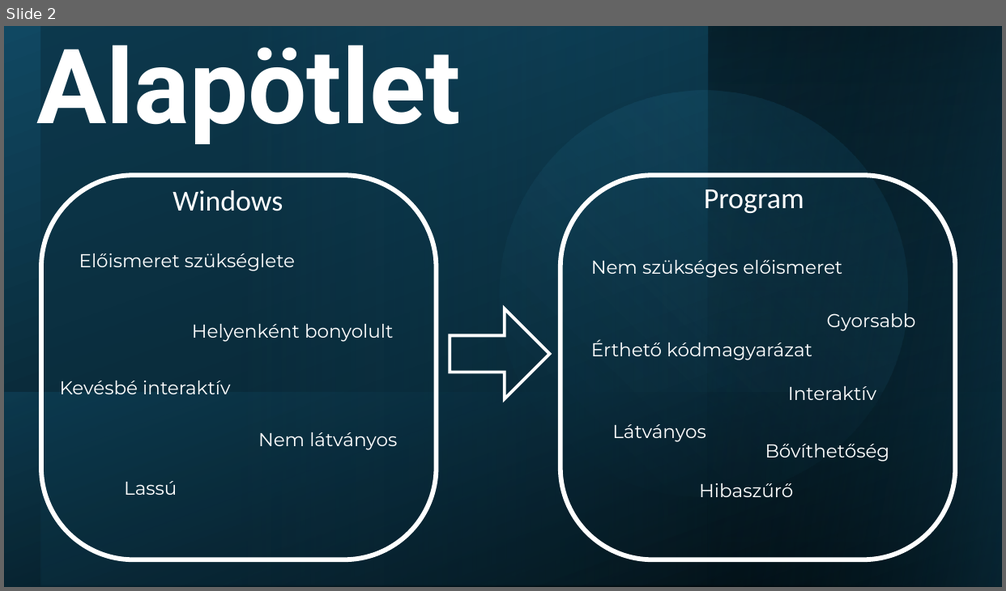
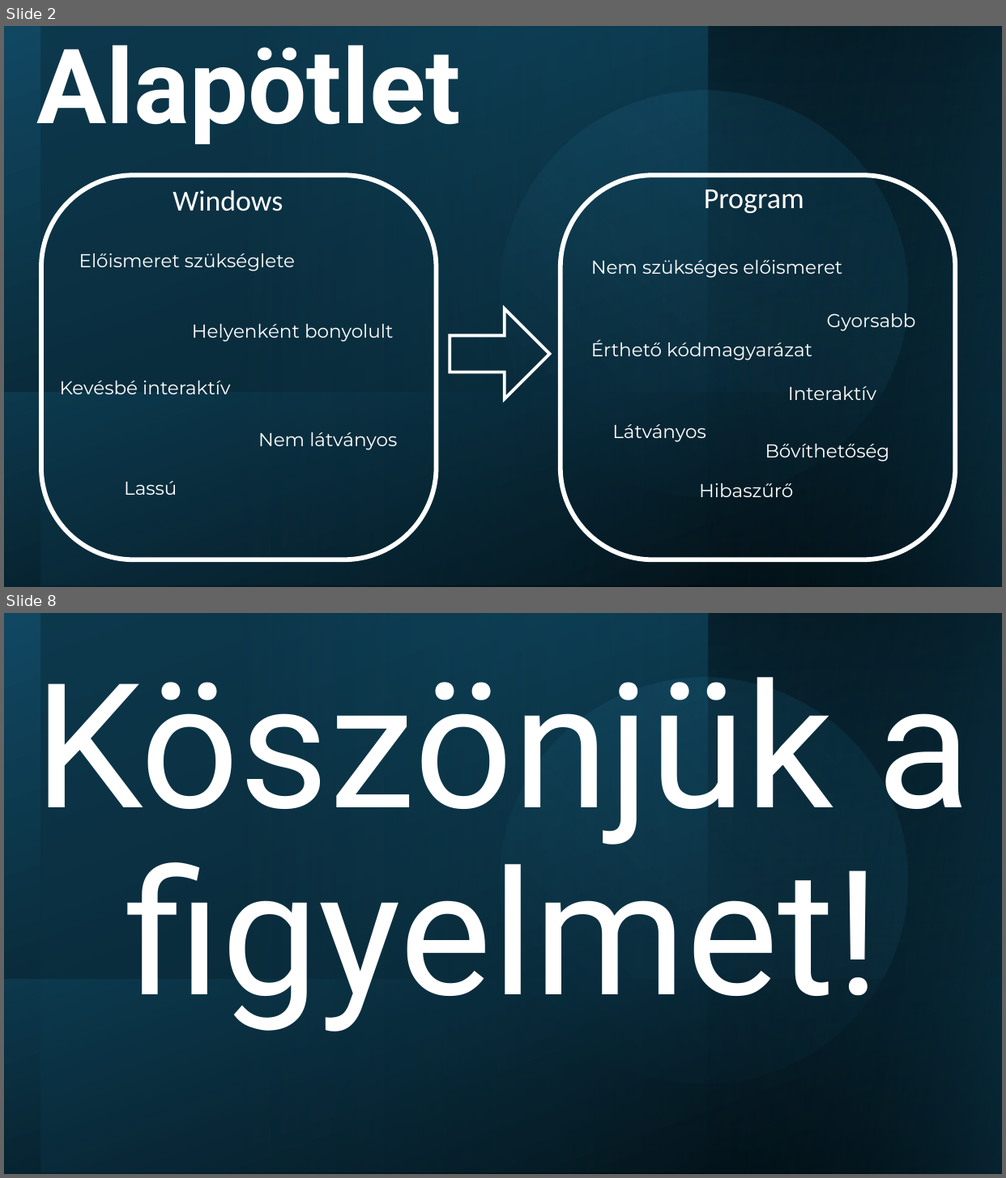
Before and after one commit to marcellfabian2/Console_App, a slide deck: Fájlkezelés.pptx. Shown one above the other, each under a label of ours: slide 2 before the commit, slides 2 and 8 after it; the slides between them are not shown. The pictures are 1006x591 and 1006x1178 pixels, drawn with LibreOffice and Linux fonts; fonts in the diff are those of the drawing. Boxes give left, top, right and bottom in pixels: in the first picture for what was removed or moved away, otherwise in the second. Text is boxed around its words. In the diff, an @@ line names an element or a change of style, - is before the commit and + after.

```diff
--- a/Fájlkezelés.pptx
+++ b/Fájlkezelés.pptx
@@ slide 8 added at <box>4,613,1002,1174</box>, background #FFFFFF @@
@@ rectangle added at <box>4,613,1002,1174</box>, fill gradient #000000 to #104862 @@
@@ rectangle added at <box>41,613,1002,1173</box>, fill gradient #0B3041 to #156082 @@
@@ ellipse added at <box>453,631,955,1131</box>, fill gradient #156082 to #46B1E1 @@
@@ rectangle added at <box>708,613,1002,1174</box>, fill gradient #104862 to #000000 @@
@@ rectangle added at <box>709,613,1002,1174</box>, fill gradient #104862 to #000000 @@
@@ title added at <box>34,677,971,1032</box>, 167 pt, text #FFFFFF @@
+Köszönjük a figyelmet!
@@ rectangle added at <box>5,980,1002,1174</box>, fill gradient #104862 to #000000 @@
```
Also in this commit, not shown: 2 slides changed, 3 other slides added, 1 slide removed.
